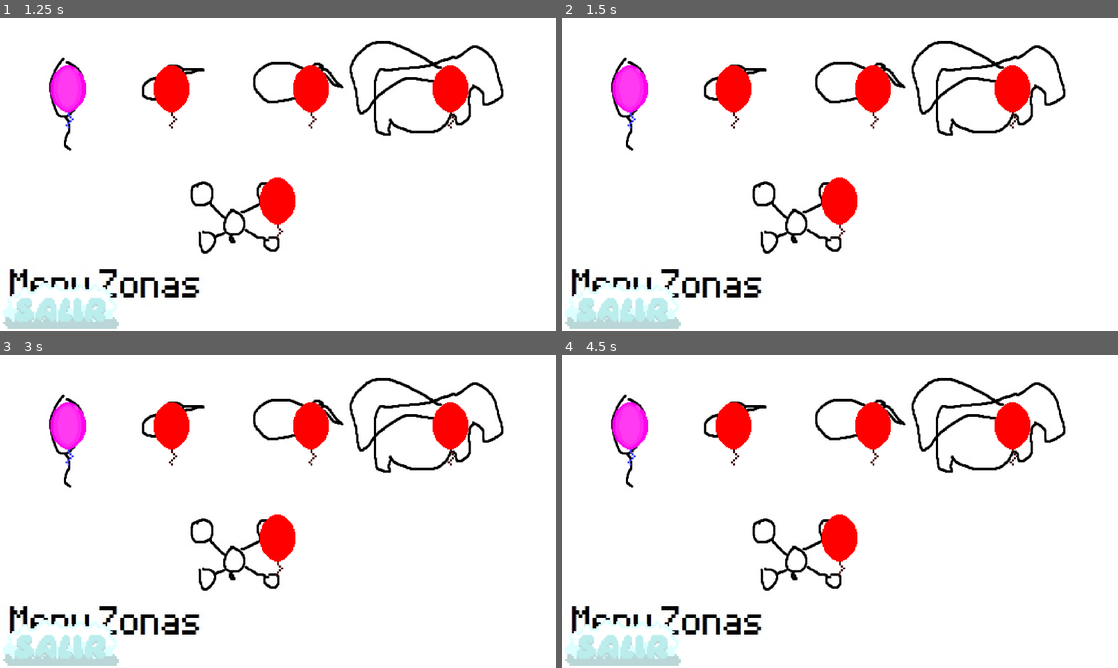
Above: before the commit, frames 1-4 (two rows, left to right).
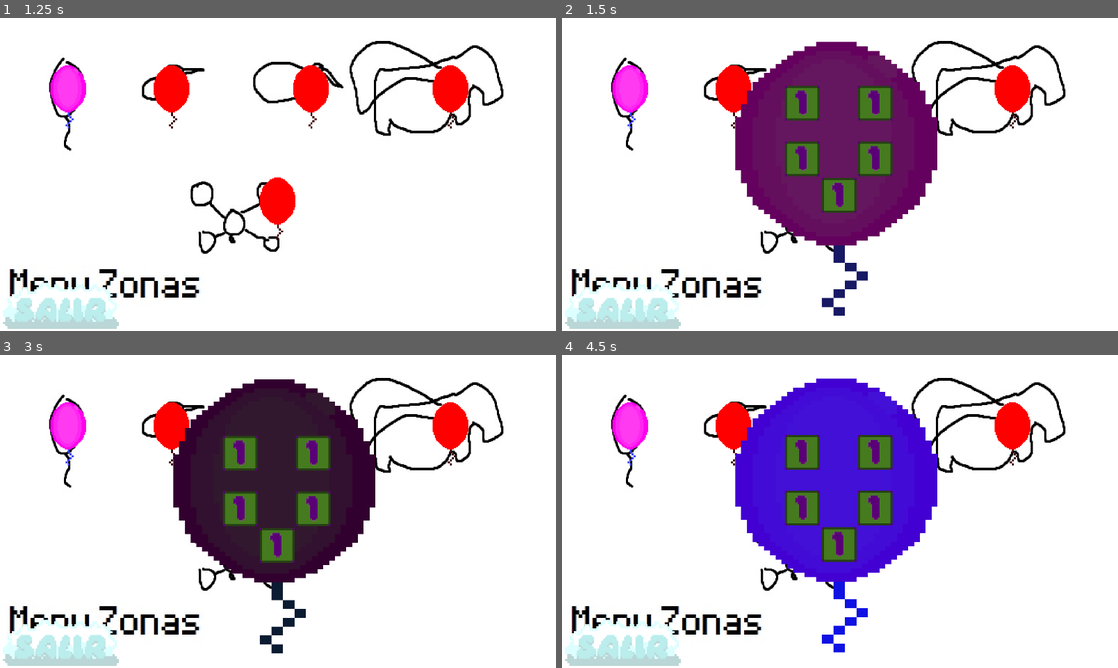
Above: after the commit, the same moments.

Repository: kevinMG01/CaidaExtrema_Version_2.1
Game: Godot game, scene res://escenas/menus/menu_principal/menu_principal.tscn
The game is run twice, just before and just after one commit, with the same random seed, the same clock (stepped at 60 frames per second) and the same inputs. The project has no main scene, so this scene is started directly.
Inputs (mouse positions are in pixels of both pictures, inside the frame that each line leads up to):
- Up to frame 1 (1.25 s): click (278, 93) at 0.5 s
- Up to frame 2 (1.5 s): click (628, 96) at 1.25 s
- Up to frame 3 (3 s): click (172, 433) at 2 s; click (311, 433) at 2.75 s
- Up to frame 4 (4.5 s): click (1012, 433) at 3.5 s; click (840, 545) at 4.25 s

Frame 1 is identical in both runs. In frame 2, 19% of the frame differs, in the area x 31-68%, y 7-96%; in frame 3, 19%; in frame 4, 19%.

Commit message:
menú de selección, ocultar y mostrar las zonas

Diff:
--- a/caidaextremas_version_2.1/escenas/menus/menu_de_niveles/Menu_de_zonas.tscn
+++ b/caidaextremas_version_2.1/escenas/menus/menu_de_niveles/Menu_de_zonas.tscn
@@ -1,6 +1,7 @@
-[gd_scene load_steps=5 format=3 uid="uid://ex6riwp4ua5i"]
+[gd_scene load_steps=6 format=3 uid="uid://ex6riwp4ua5i"]
 
 [ext_resource type="Texture2D" uid="uid://cbrv6t6ldtup1" path="res://assets/menus/menu_de_niveles/d.jpg" id="1_2geil"]
+[ext_resource type="Script" uid="uid://bp78uwht4bgc4" path="res://escenas/menus/menu_de_niveles/menu_de_zonas.gd" id="1_rblec"]
 [ext_resource type="Texture2D" uid="uid://cddlqs3hd6b53" path="res://assets/enemies/globo/Globo_enemigo_sprite_1.png" id="2_5d0gk"]
 [ext_resource type="Texture2D" uid="uid://plf6micqddib" path="res://assets/menus/menu_principal/Botones/Boton_salir.png" id="3_1ii4f"]
 [ext_resource type="Texture2D" uid="uid://bmgxnkxgghsv5" path="res://assets/menus/menu_de_niveles/Boton_nivel_ejemplo.png" id="4_rblec"]
@@ -12,6 +13,7 @@
 anchor_bottom = 1.0
 grow_horizontal = 2
 grow_vertical = 2
+script = ExtResource("1_rblec")
 
 [node name="Fondo" type="TextureRect" parent="."]
 layout_mode = 1
@@ -98,6 +100,10 @@
 anchors_preset = 15
 anchor_right = 1.0
 anchor_bottom = 1.0
+offset_left = 428.0
+offset_top = 95.0
+offset_right = -428.0
+offset_bottom = -205.0
 grow_horizontal = 2
 grow_vertical = 2
 
@@ -109,10 +115,10 @@
 anchor_top = 0.5
 anchor_right = 0.5
 anchor_bottom = 0.5
-offset_left = -425.0
-offset_top = -325.0
-offset_right = 425.0
-offset_bottom = 325.0
+offset_left = -427.0
+offset_top = -270.0
+offset_right = 423.0
+offset_bottom = 380.0
 grow_horizontal = 2
 grow_vertical = 2
 size_flags_vertical = 4
@@ -126,10 +132,10 @@
 anchor_top = 0.5
 anchor_right = 0.5
 anchor_bottom = 0.5
-offset_left = -125.0
-offset_top = -175.0
-offset_right = 125.0
-offset_bottom = 175.0
+offset_left = -127.0
+offset_top = -149.0
+offset_right = 123.0
+offset_bottom = 201.0
 grow_horizontal = 2
 grow_vertical = 2
 
@@ -183,6 +189,10 @@
 anchors_preset = 15
 anchor_right = 1.0
 anchor_bottom = 1.0
+offset_left = 409.0
+offset_top = 81.0
+offset_right = -447.0
+offset_bottom = -219.0
 grow_horizontal = 2
 grow_vertical = 2
 
@@ -194,10 +204,10 @@
 anchor_top = 0.5
 anchor_right = 0.5
 anchor_bottom = 0.5
-offset_left = -425.0
-offset_top = -325.0
-offset_right = 425.0
-offset_bottom = 325.0
+offset_left = -408.0
+offset_top = -256.0
+offset_right = 442.0
+offset_bottom = 394.0
 grow_horizontal = 2
 grow_vertical = 2
 size_flags_vertical = 4
@@ -211,10 +221,10 @@
 anchor_top = 0.5
 anchor_right = 0.5
 anchor_bottom = 0.5
-offset_left = -125.0
-offset_top = -175.0
-offset_right = 125.0
-offset_bottom = 175.0
+offset_left = -108.0
+offset_top = -106.0
+offset_right = 142.0
+offset_bottom = 244.0
 grow_horizontal = 2
 grow_vertical = 2
 
@@ -268,6 +278,10 @@
 anchors_preset = 15
 anchor_right = 1.0
 anchor_bottom = 1.0
+offset_left = 419.0
+offset_top = 98.0
+offset_right = -437.0
+offset_bottom = -202.0
 grow_horizontal = 2
 grow_vertical = 2
 
@@ -279,10 +293,10 @@
 anchor_top = 0.5
 anchor_right = 0.5
 anchor_bottom = 0.5
-offset_left = -425.0
-offset_top = -325.0
-offset_right = 425.0
-offset_bottom = 325.0
+offset_left = -418.0
+offset_top = -272.0
+offset_right = 432.0
+offset_bottom = 378.0
 grow_horizontal = 2
 grow_vertical = 2
 size_flags_vertical = 4
@@ -296,10 +310,10 @@
 anchor_top = 0.5
 anchor_right = 0.5
 anchor_bottom = 0.5
-offset_left = -125.0
-offset_top = -175.0
-offset_right = 125.0
-offset_bottom = 175.0
+offset_left = -118.0
+offset_top = -122.0
+offset_right = 132.0
+offset_bottom = 228.0
 grow_horizontal = 2
 grow_vertical = 2
 
@@ -353,6 +367,10 @@
 anchors_preset = 15
 anchor_right = 1.0
 anchor_bottom = 1.0
+offset_left = 416.0
+offset_top = 93.0
+offset_right = -440.0
+offset_bottom = -207.0
 grow_horizontal = 2
 grow_vertical = 2
 
@@ -364,10 +382,10 @@
 anchor_top = 0.5
 anchor_right = 0.5
 anchor_bottom = 0.5
-offset_left = -425.0
-offset_top = -325.0
-offset_right = 425.0
-offset_bottom = 325.0
+offset_left = -415.0
+offset_top = -268.0
+offset_right = 435.0
+offset_bottom = 382.0
 grow_horizontal = 2
 grow_vertical = 2
 size_flags_vertical = 4
@@ -381,10 +399,10 @@
 anchor_top = 0.5
 anchor_right = 0.5
 anchor_bottom = 0.5
-offset_left = -125.0
-offset_top = -175.0
-offset_right = 125.0
-offset_bottom = 175.0
+offset_left = -115.0
+offset_top = -118.0
+offset_right = 135.0
+offset_bottom = 232.0
 grow_horizontal = 2
 grow_vertical = 2
 
@@ -438,6 +456,10 @@
 anchors_preset = 15
 anchor_right = 1.0
 anchor_bottom = 1.0
+offset_left = 424.0
+offset_top = 81.0
+offset_right = -432.0
+offset_bottom = -219.0
 grow_horizontal = 2
 grow_vertical = 2
 
@@ -449,10 +471,10 @@
 anchor_top = 0.5
 anchor_right = 0.5
 anchor_bottom = 0.5
-offset_left = -425.0
-offset_top = -325.0
-offset_right = 425.0
-offset_bottom = 325.0
+offset_left = -423.0
+offset_top = -257.0
+offset_right = 427.0
+offset_bottom = 393.0
 grow_horizontal = 2
 grow_vertical = 2
 size_flags_vertical = 4
@@ -466,10 +488,10 @@
 anchor_top = 0.5
 anchor_right = 0.5
 anchor_bottom = 0.5
-offset_left = -125.0
-offset_top = -175.0
-offset_right = 125.0
-offset_bottom = 175.0
+offset_left = -123.0
+offset_top = -107.0
+offset_right = 127.0
+offset_bottom = 243.0
 grow_horizontal = 2
 grow_vertical = 2
 
@@ -516,3 +538,9 @@
 layout_mode = 2
 size_flags_horizontal = 4
 texture_normal = ExtResource("4_rblec")
+
+[connection signal="button_down" from="VBoxContainer/HBoxContainer/Zona_1" to="." method="_on_zona_1_button_down"]
+[connection signal="button_down" from="VBoxContainer/HBoxContainer/Zona_2" to="." method="_on_zona_2_button_down"]
+[connection signal="button_down" from="VBoxContainer/HBoxContainer/Zona_3" to="." method="_on_zona_3_button_down"]
+[connection signal="button_down" from="VBoxContainer/HBoxContainer/Zona_4" to="." method="_on_zona_4_button_down"]
+[connection signal="button_down" from="VBoxContainer/Zona_5" to="." method="_on_zona_5_button_down"]
--- /dev/null
+++ b/caidaextremas_version_2.1/escenas/menus/menu_de_niveles/menu_de_zonas.gd
@@ -0,0 +1,45 @@
+extends Control
+
+
+
+
+@onready var zona_1: Control = $Zona_1
+@onready var zona_2: Control = $Zona_2
+@onready var zona_3: Control = $Zona_3
+@onready var zona_4: Control = $Zona_4
+@onready var zona_5: Control = $Zona_5
+
+
+
+func mostrar_zona(zona_mostrar: Control):
+
+	var zonas = [zona_1, zona_2, zona_3, zona_4, zona_5]
+	for zona in zonas:
+		zona.visible = false
+
+	zona_mostrar.visible = true
+	pass
+
+func _input(event):
+	if event is InputEventMouseButton and event.pressed:
+		var mouse_pos = get_global_mouse_position()
+		var zonas = [zona_1, zona_2, zona_3, zona_4, zona_5]
+
+		for zona in zonas:
+			if zona.visible and not zona.get_global_rect().has_point(mouse_pos):
+				zona.visible = false
+
+func _on_zona_1_button_down() -> void:
+	mostrar_zona(zona_1)
+
+func _on_zona_2_button_down() -> void:
+	mostrar_zona(zona_2)
+
+func _on_zona_3_button_down() -> void:
+	mostrar_zona(zona_3)
+
+func _on_zona_4_button_down() -> void:
+	mostrar_zona(zona_4)
+
+func _on_zona_5_button_down() -> void:
+	mostrar_zona(zona_5)
Not shown, added: caidaextremas_version_2.1/escenas/menus/menu_de_niveles/menu_de_zonas.gd.uid
